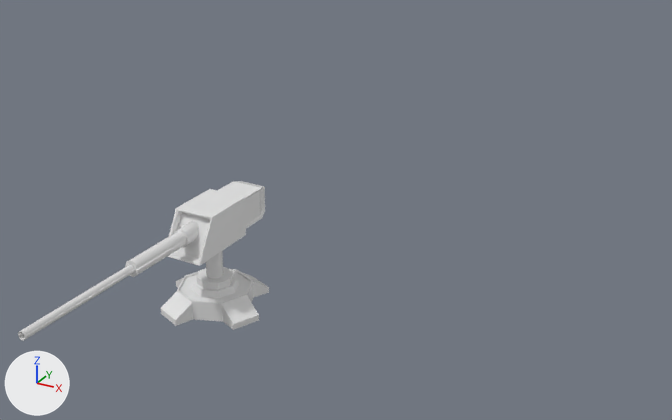
What one commit did to the FBX model Assets/Team Members/Bryce/Blood_Hawk_Turret_MESH.fbx.
Both versions are drawn from a 50 mm lens placed at (0.359, -1.464, 0.531), pointed at (-0.113, -0.605, 0.102). The axes (+X, +Y, +Z) are drawn at lower left. The lights are the same throughout. Where no turn or scale is listed for an object, it has been applied to the vertices. Vertices at the same position are counted once.

The first picture shows 'Barrel', 'Barrel_Base', 'Turret_Base'.
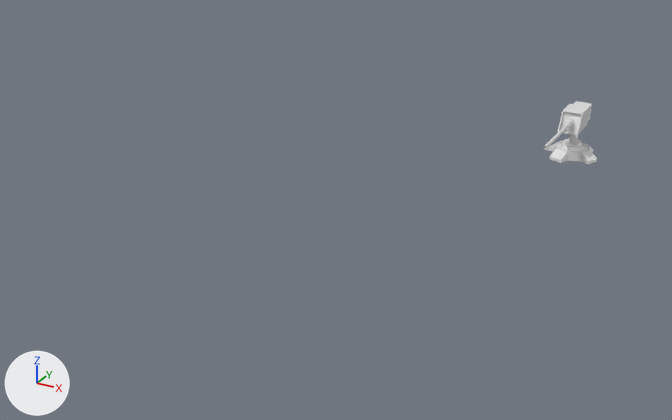
Commit message: Updated Turret Mesh that hopefully doesn't break

Where the newer file only moved an object's origin or applied its transform, the numbers keep the older frame.

The change, as JSON lines over the scene's bpy script:
```json
{"block": "me_mesh_002", "where": "me_mesh_002.from_pydata(...)  # 82 vertices, 76 faces; spans x -0.0166..0.0166, y -0.0411..0.0547, z -0.0161..0.0161"}
{"block": "me_mesh_002", "where": "# used by ob_barrel_base; location = (-0.0327, -0.944, 0.2403)"}
{"block": "me_mesh_002", "change": "me_mesh_002 part 3: the whole mesh is moved by (0.0327, 0.944, -0.1817)"}
{"block": "me_mesh_001", "where": "me_mesh_001.from_pydata(...)  # 282 vertices, 300 faces; spans x -0.006..0.006, y -0.163..0.009, z -0.007..0.007"}
{"block": "me_mesh_001", "where": "# used by ob_barrel; location = (-0.0343, -0.9727, 0.2408)"}
{"block": "me_mesh_001", "change": "me_mesh_001 part 1: the whole mesh is moved by (0.034, 0.973, -0.183)"}
{"block": "me_mesh", "where": "me_mesh.from_pydata(...)  # 141 vertices, 139 faces; spans x -0.0438..0.0437, y -0.0437..0.0437, z -0.0082..0.0481"}
{"block": "me_mesh", "where": "# used by ob_turret_base; location = (-0.0335, -0.9457, 0.1773)"}
{"block": "me_mesh", "change": "me_mesh part 2: the whole mesh is moved by (0.0335, 0.9457, -0.1773)"}
```

Changed parts and their boxes (x1, y1, x2, y2) in the pictures (672 x 420 px):
```json
{"object": "Turret_Base", "change": "mesh moved", "before": [161, 251, 269, 330], "after": [547, 134, 597, 164]}
{"object": "Barrel_Base", "change": "mesh moved", "before": [167, 181, 265, 266], "after": [557, 101, 592, 135]}
{"object": "Barrel", "change": "mesh moved", "before": [18, 221, 199, 341], "after": [544, 118, 574, 150]}
```
